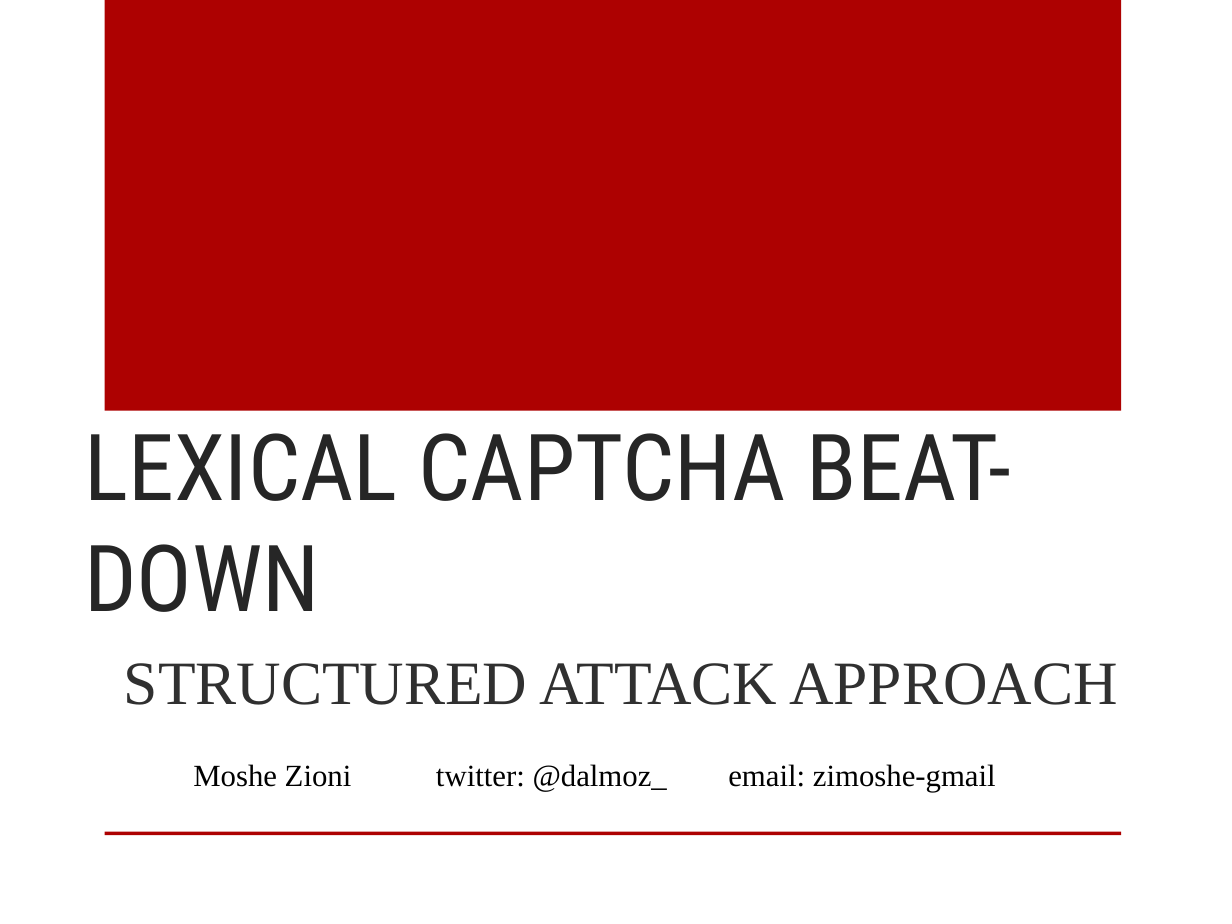
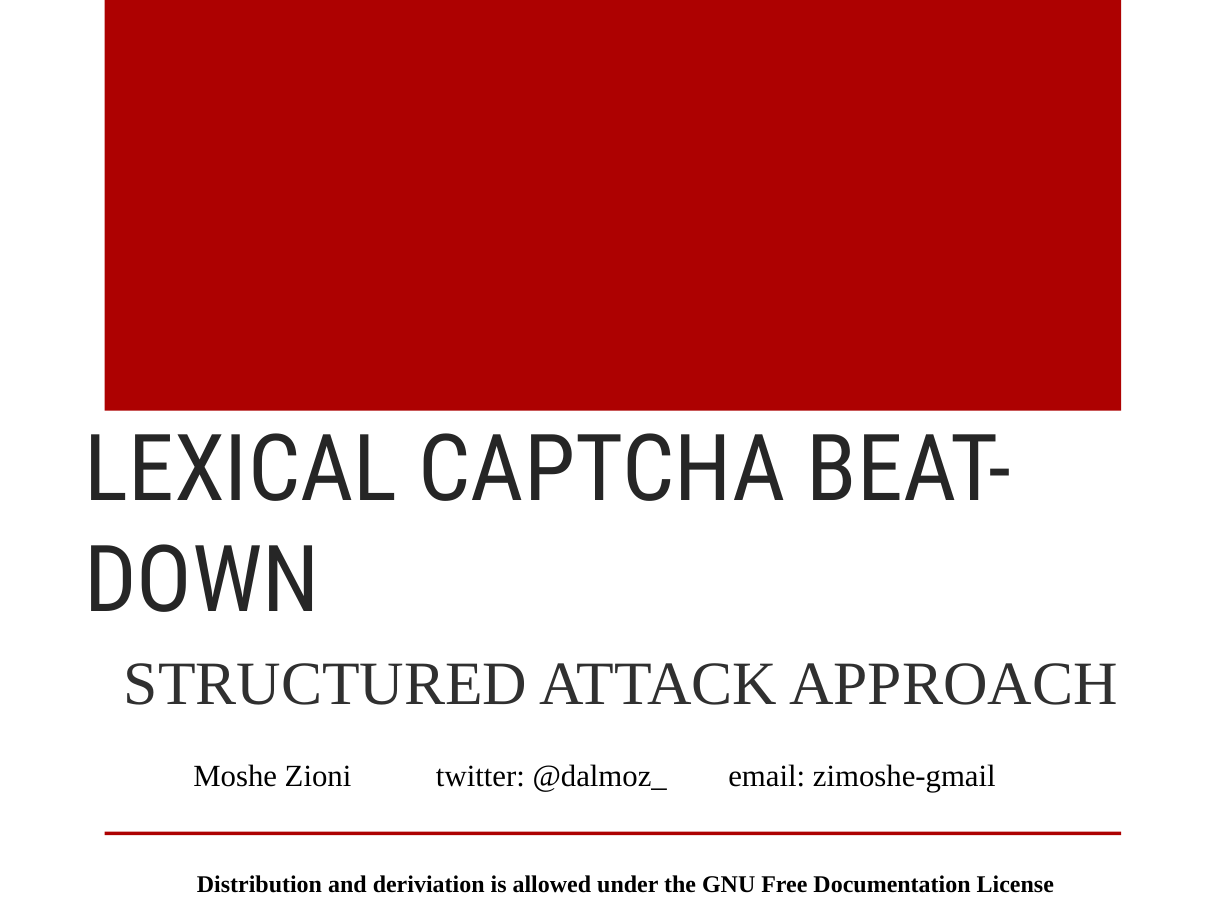
Before and after one commit to dalmoz/CAPLex, a slide deck: slide 1 of LEXICAL CAPTCHA BEAT-DOWN.pptx. Drawn at 1232x924 pixels with LibreOffice and Linux fonts; fonts in the diff are those of the drawing; background and template pictures are left out. Boxes give left, top, right and bottom in pixels: in the first picture for what was removed or moved away, otherwise in the second. Text is boxed around its words. In the diff, an @@ line names an element or a change of style, - is before the commit and + after.

Commit message:
gfdl added

```diff
--- a/LEXICAL CAPTCHA BEAT-DOWN.pptx
+++ b/LEXICAL CAPTCHA BEAT-DOWN.pptx
@@ text added at (x1=197, y1=875, x2=1054, y2=893), 14 pt, text #000000, bold @@
+Distribution and deriviation is allowed under the GNU Free Documentation License
```
